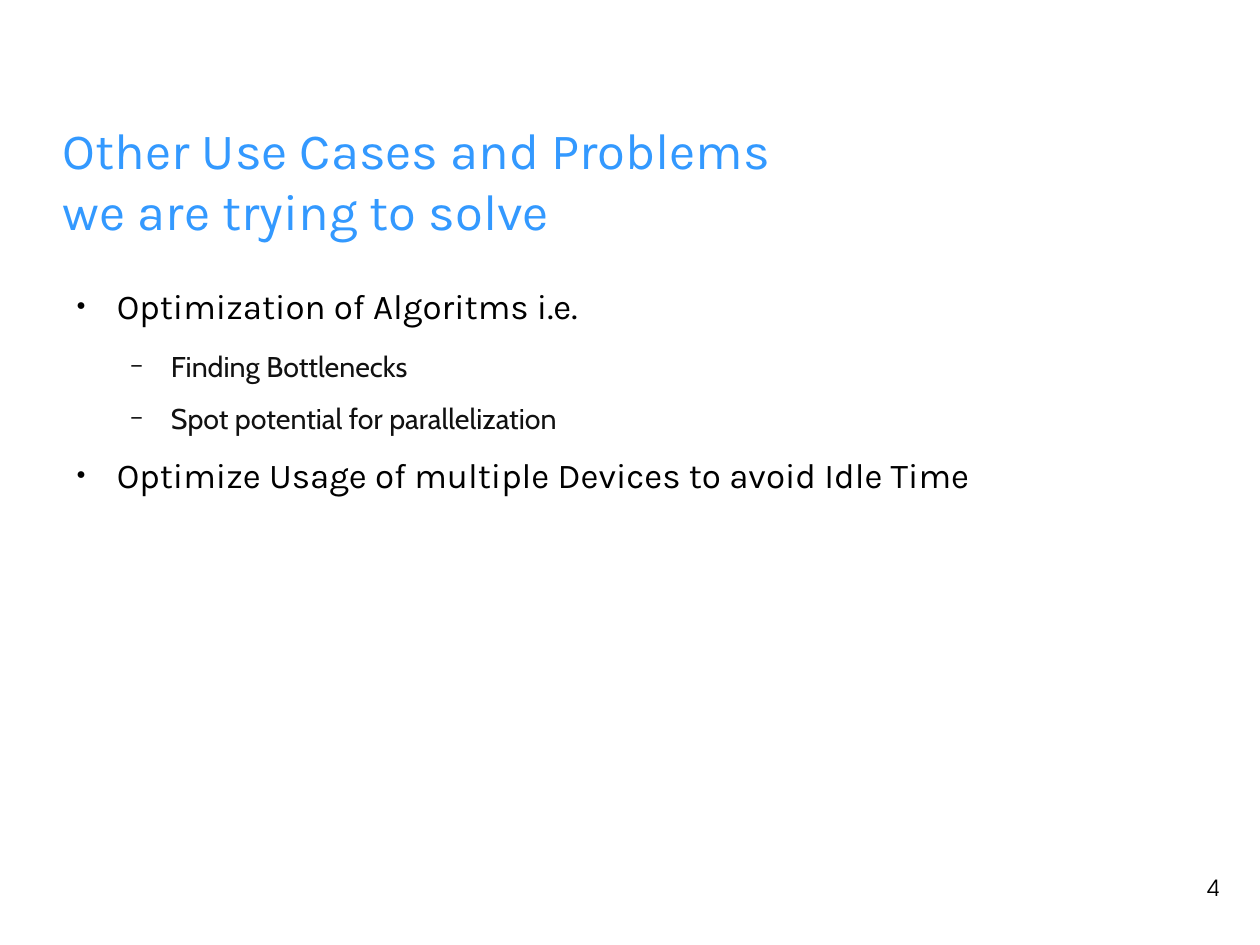
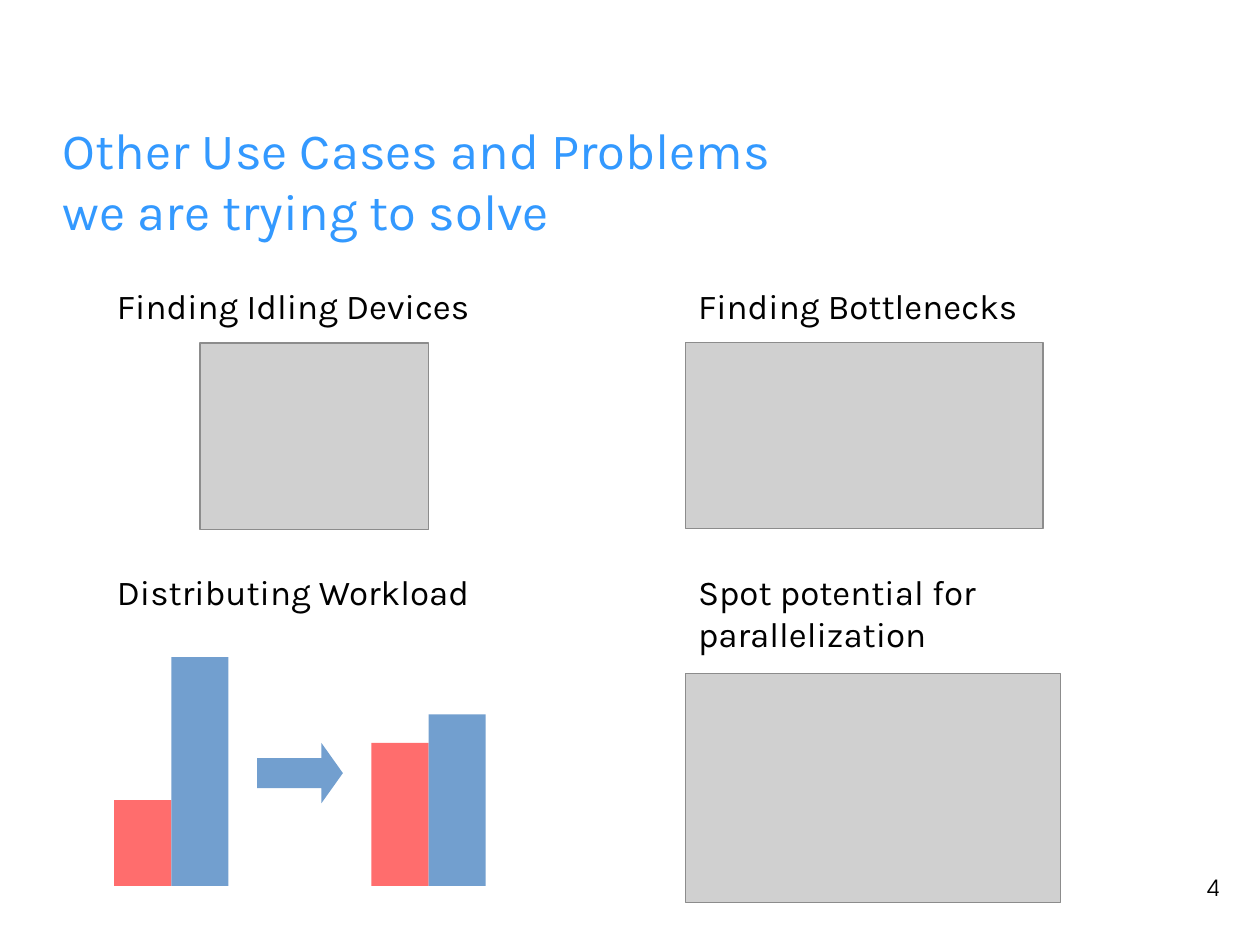
Before and after one commit to fhilprec/HardwareMonitoring, a slide deck: slide 4 of ProjectPresentation.odp. Drawn at 1260x945 pixels with LibreOffice and Linux fonts; fonts in the diff are those of the drawing; grey boxes stand for pictures; background and template pictures are left out. Boxes give left, top, right and bottom in pixels: in the first picture for what was removed or moved away, otherwise in the second. Text is boxed around its words. In the diff, an @@ line names an element or a change of style, - is before the commit and + after.

Commit message:
Presentation

```diff
--- a/ProjectPresentation.odp
+++ b/ProjectPresentation.odp
@@ text removed at [117, 295, 969, 497] @@
-● Optimization of Algoritms i.e.
-  − Finding Bottlenecks
-  − Spot potential for parallelization
-● Optimize Usage of multiple Devices to avoid Idle Time
@@ text added at [117, 295, 469, 328], 22 pt, text #000000 @@
+Finding Idling Devices
@@ text added at [698, 295, 1017, 328], 22 pt, text #000000 @@
+Finding Bottlenecks
@@ picture added at [200, 343, 429, 529] @@
@@ picture added at [686, 343, 1044, 528] @@
@@ text added at [117, 581, 469, 614], 22 pt, text #000000 @@
+Distributing Workload
@@ text added at [698, 581, 976, 656], 22 pt, text #000000 @@
+Spot potential for parallelization
@@ rectangle added at [172, 657, 229, 886], fill #729FCF @@
@@ picture added at [686, 673, 1061, 902] @@
@@ rectangle added at [429, 715, 486, 886], fill #729FCF @@
@@ right arrow added at [257, 743, 343, 804], fill #729FCF @@
@@ rectangle added at [372, 743, 429, 886], fill #FF6D6D @@
@@ rectangle added at [114, 800, 172, 886], fill #FF6D6D @@
```
Also in this commit, not shown: 1 other slide changed.
